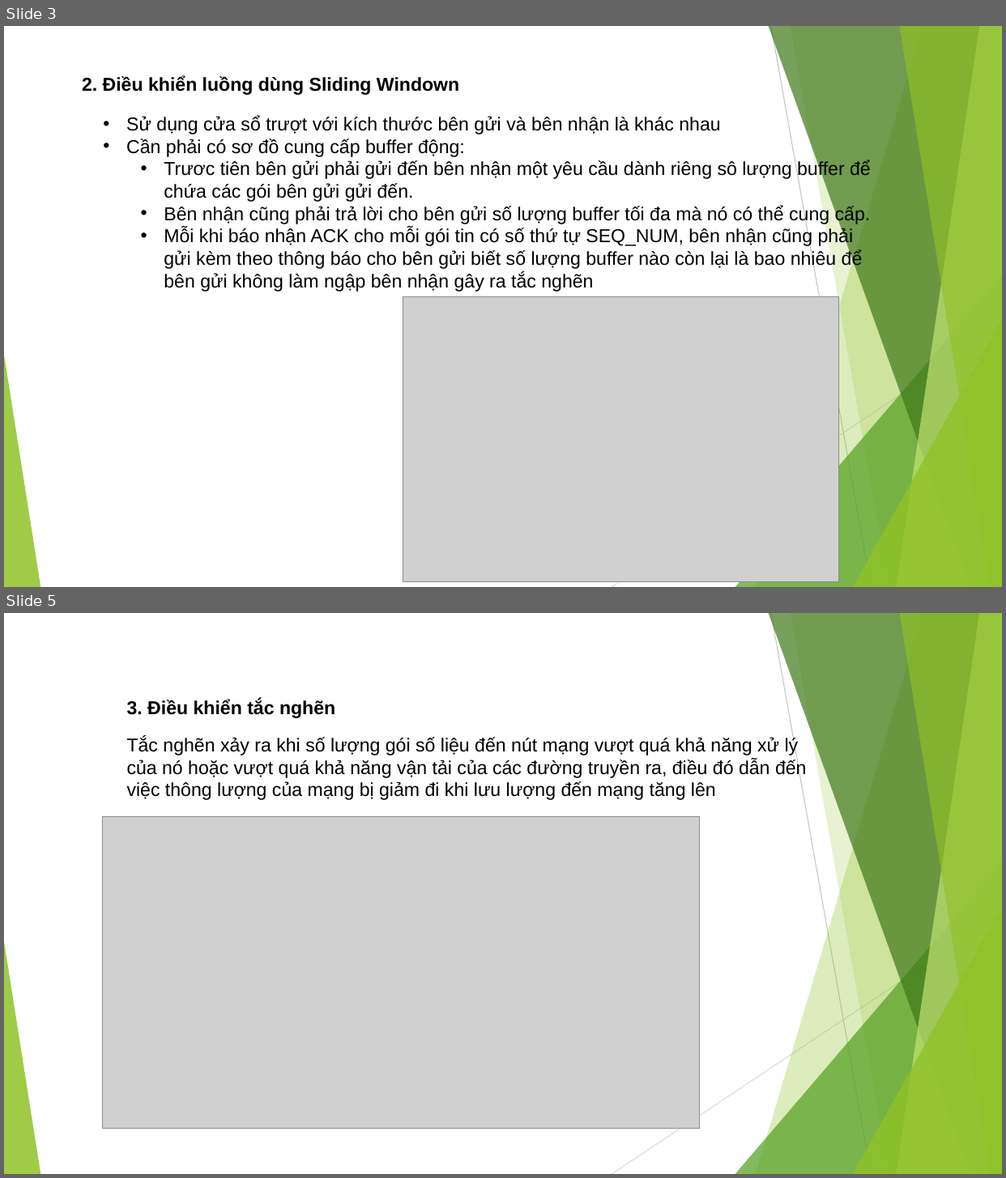
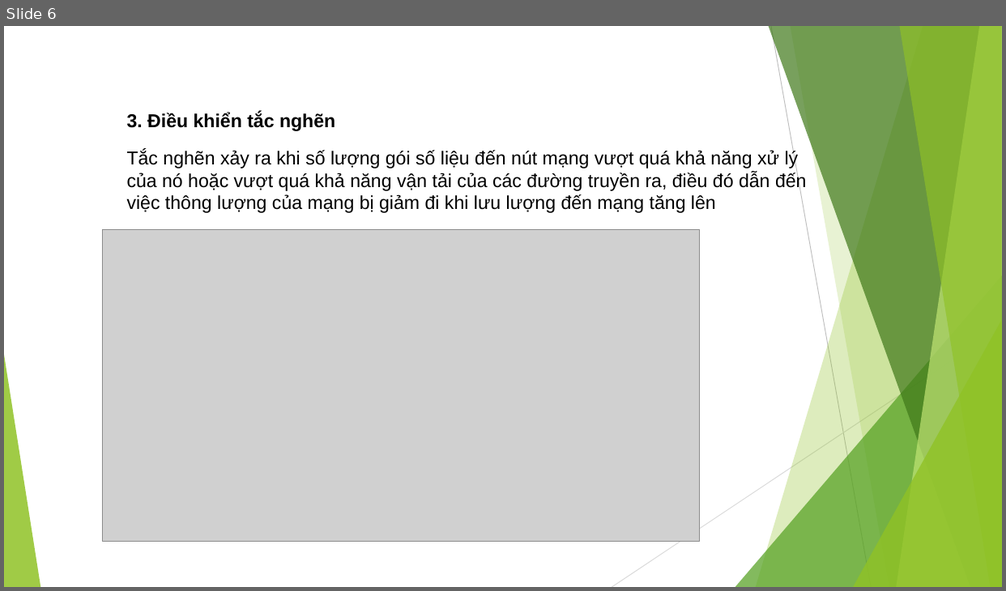
Before and after one commit to DuongNV24/duongnguyen-document, a slide deck: Network.pptx. Shown one above the other, each under a label of ours: slides 3 and 5 before the commit, slide 6 after it; the slides between them are not shown. The pictures are 1006x1178 and 1006x591 pixels, drawn with LibreOffice and Linux fonts; fonts in the diff are those of the drawing; grey boxes stand for pictures. Boxes give left, top, right and bottom in pixels: in the first picture for what was removed or moved away, otherwise in the second. Text is boxed around its words. In the diff, an @@ line names an element or a change of style, - is before the commit and + after.

```diff
--- a/Network.pptx
+++ b/Network.pptx
@@ slide 3 removed at (4,26,1002,587), background #FFFFFF; not listed: 10 template elements that a slide beside it also shows @@
@@ text removed at (82,75,459,95) @@
-2. Điều khiển luồng dùng Sliding Windown
@@ text removed at (126,115,871,292) @@
-• Sử dụng cửa sổ trượt với kích thước bên gửi và bên nhận là khác nhau
-• Cần phải có sơ đồ cung cấp buffer động:
-  • Trươc tiên bên gửi phải gửi đến bên nhận một yêu cầu dành riêng sô lượng buffer để chứa các gói bên gửi gửi đến.
-  • Bên nhận cũng phải trả lời cho bên gửi số lượng buffer tối đa mà nó có thể cung cấp.
-  • Mỗi khi báo nhận ACK cho mỗi gói tin có số thứ tự SEQ_NUM, bên nhận cũng phải gửi kèm theo thông báo cho bên gửi biết số lượng buffer nào còn lại là bao nhiêu để bên gửi không làm ngập bên nhận gây ra tắc nghẽn
@@ picture removed at (403,297,839,582) @@
@@ what was slide 5 is now slide 6 @@
```
Also in this commit, not shown: 1 slide changed, 3 slides added, 1 other slide removed.
